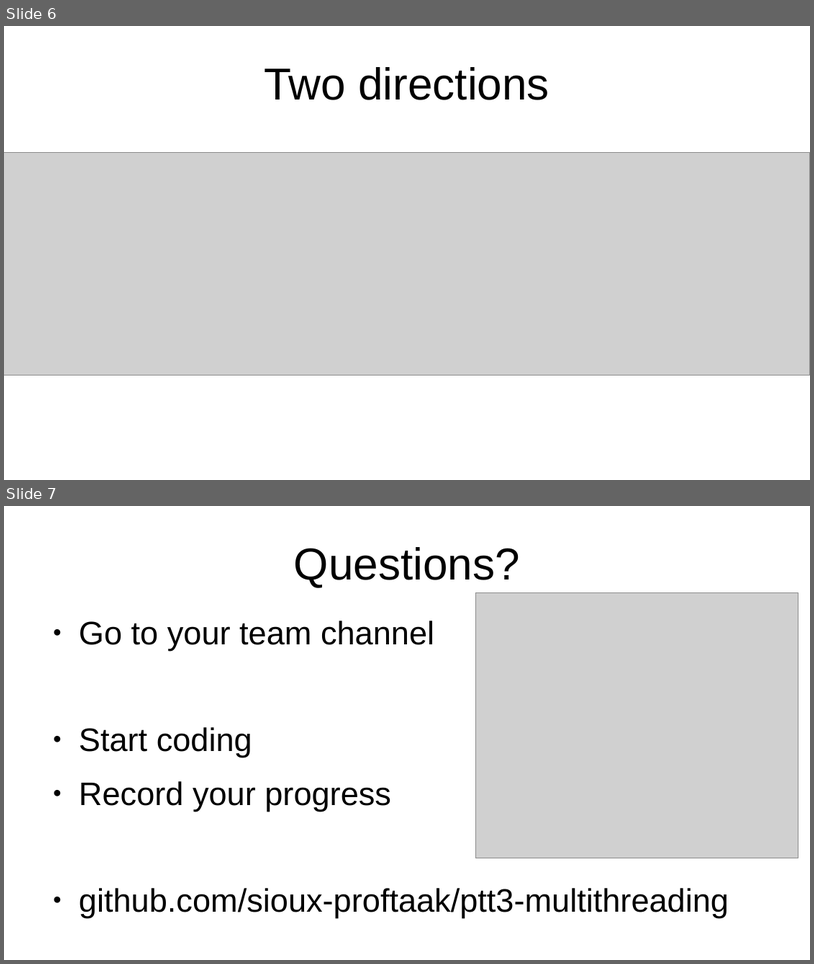
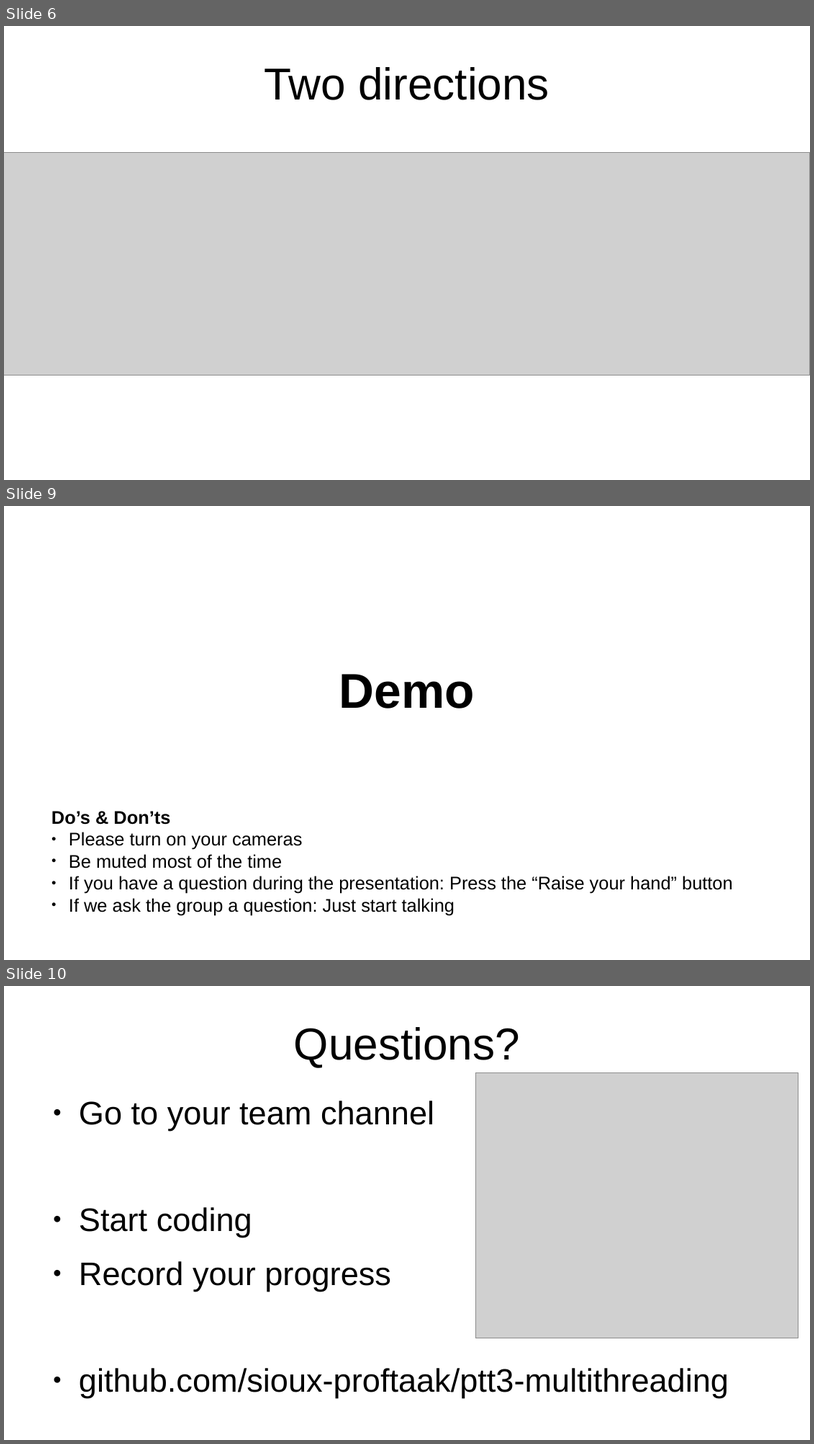
Before and after one commit to kees-jan/ptt3-multithreading, a slide deck: doc/Multithreading workshop.odp. Shown one above the other, each under a label of ours: slides 6 and 7 before the commit, slides 6, 9 and 10 after it; the slides between them are not shown. The pictures are 814x964 and 814x1444 pixels, drawn with LibreOffice and Linux fonts; fonts in the diff are those of the drawing; grey boxes stand for pictures. Boxes give left, top, right and bottom in pixels: in the first picture for what was removed or moved away, otherwise in the second. Text is boxed around its words. In the diff, an @@ line names an element or a change of style, - is before the commit and + after.

```diff
--- a/doc/Multithreading workshop.odp
+++ b/doc/Multithreading workshop.odp
@@ slide 9 added at (4, 506, 810, 960), background #FFFFFF @@
@@ subtitle added at (340, 674, 475, 708), 48 pt, text #000000, bold @@
+Demo
@@ text added at (52, 811, 733, 915), 18 pt, text #000000 @@
+Do’s & Don’ts
+● Please turn on your cameras
+● Be muted most of the time
+● If you have a question during the presentation: Press the “Raise your hand” button
+● If we ask the group a question: Just start talking
@@ what was slide 7 is now slide 10 @@
```
Also in this commit, not shown: 1 slide changed, 2 other slides added, 2 other files.
